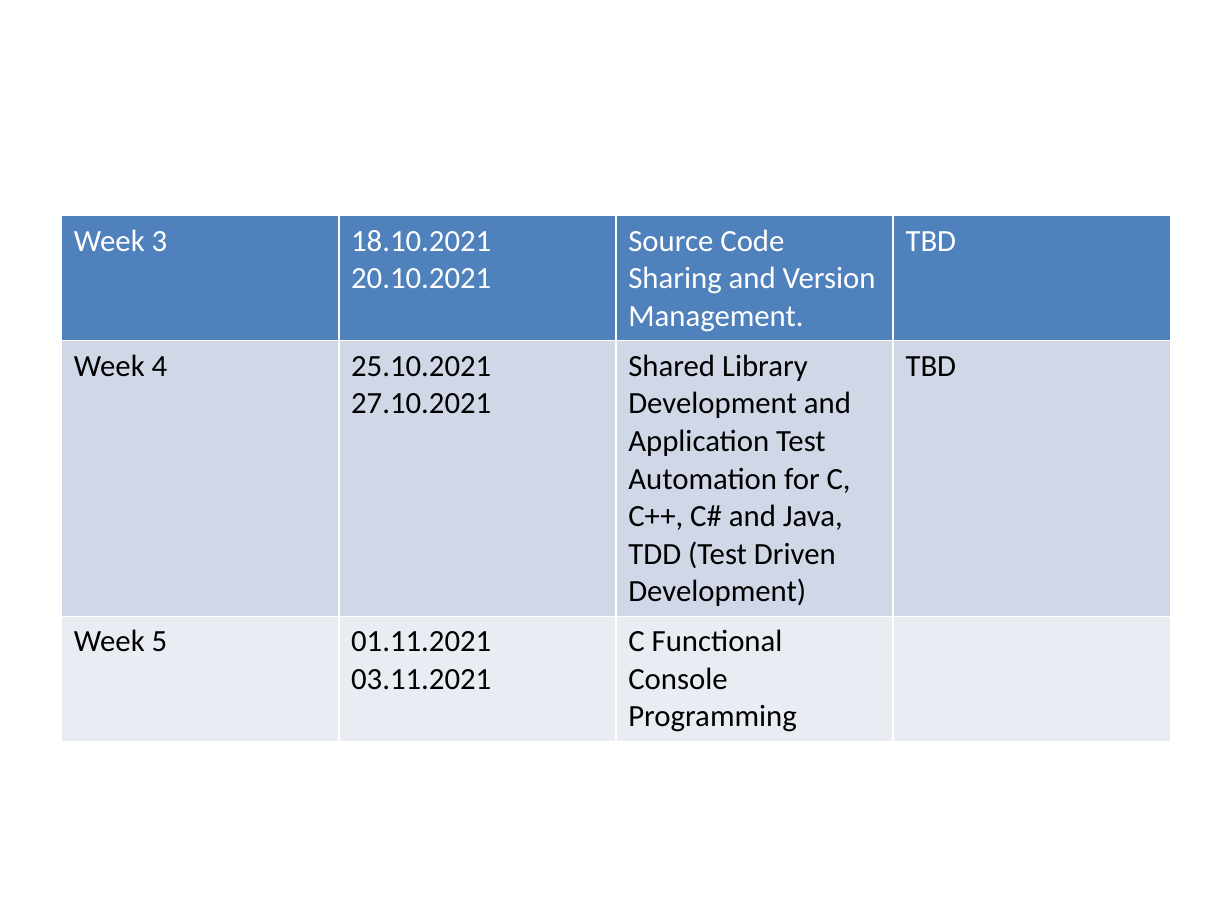
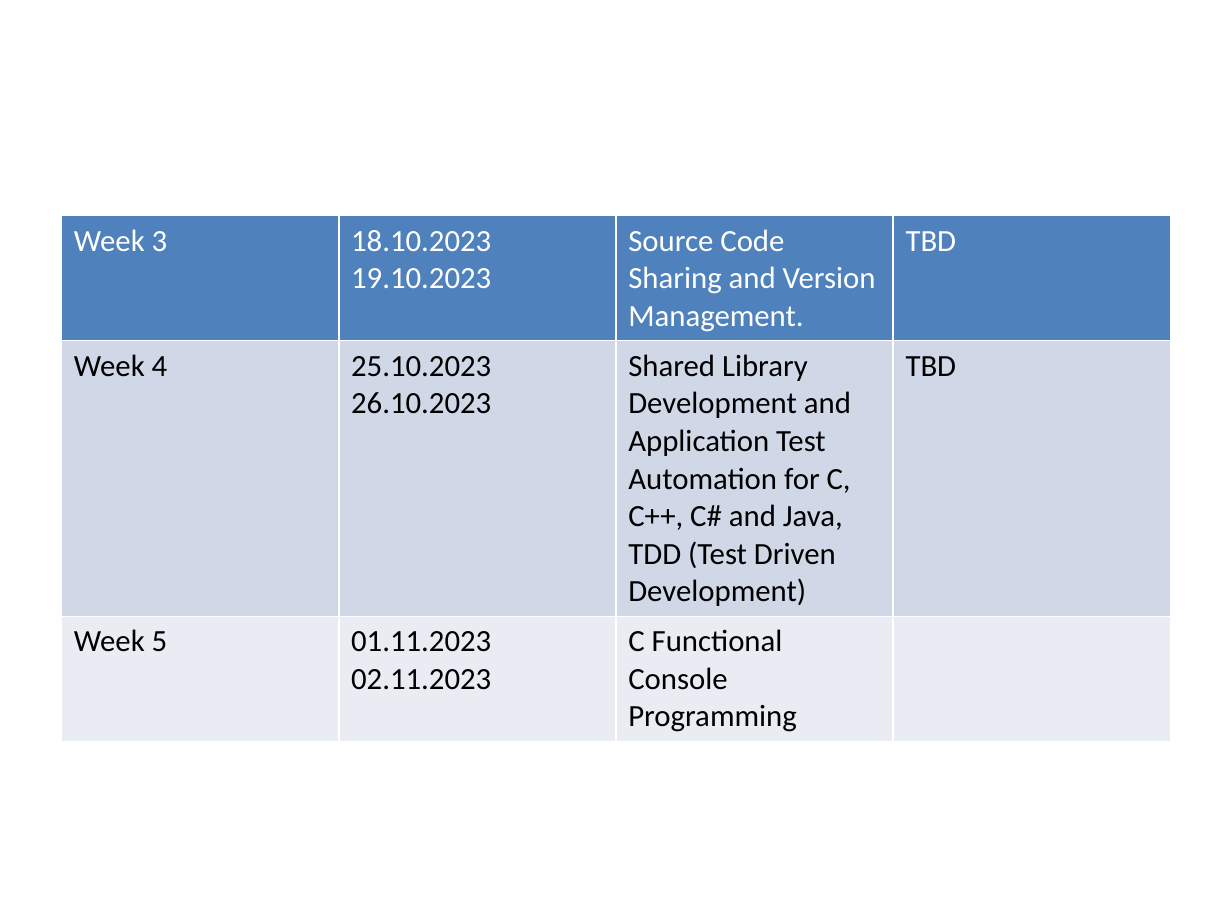
Before and after one commit to ucoruh/ce103-algorithms-and-programming-I, a slide deck: slide 40 of docs/syllabus/syllabus.tr.md_word.pptx. Drawn at 1232x924 pixels with LibreOffice and Linux fonts; fonts in the diff are those of the drawing. Boxes give left, top, right and bottom in pixels: in the first picture for what was removed or moved away, otherwise in the second. Text is boxed around its words. In the diff, an @@ line names an element or a change of style, - is before the commit and + after.

```diff
--- a/docs/syllabus/syllabus.tr.md_word.pptx
+++ b/docs/syllabus/syllabus.tr.md_word.pptx
@@ table at [62,216,1170,824] @@
-row 1, column 2: 18.10.2021 20.10.2021
+row 1, column 2: 18.10.2023 19.10.2023
-row 2, column 2: 25.10.2021 27.10.2021
+row 2, column 2: 25.10.2023 26.10.2023
-row 3, column 2: 01.11.2021 03.11.2021
+row 3, column 2: 01.11.2023 02.11.2023
```
Also in this commit, not shown: 10 other slides changed, 16 other files.
